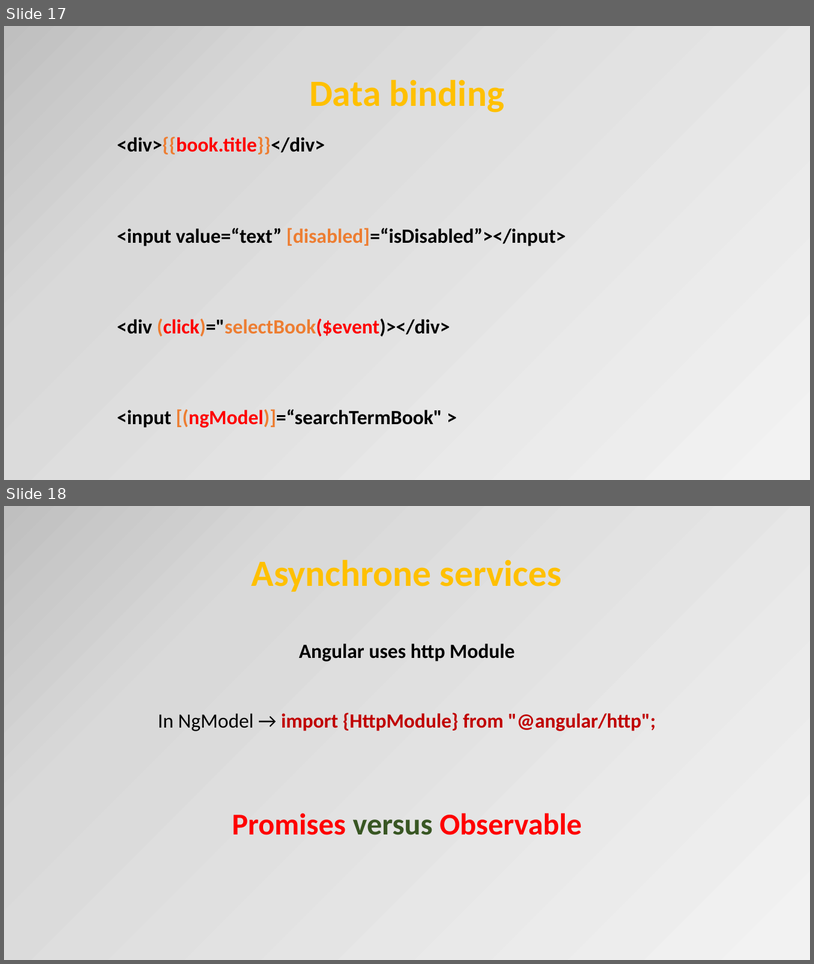
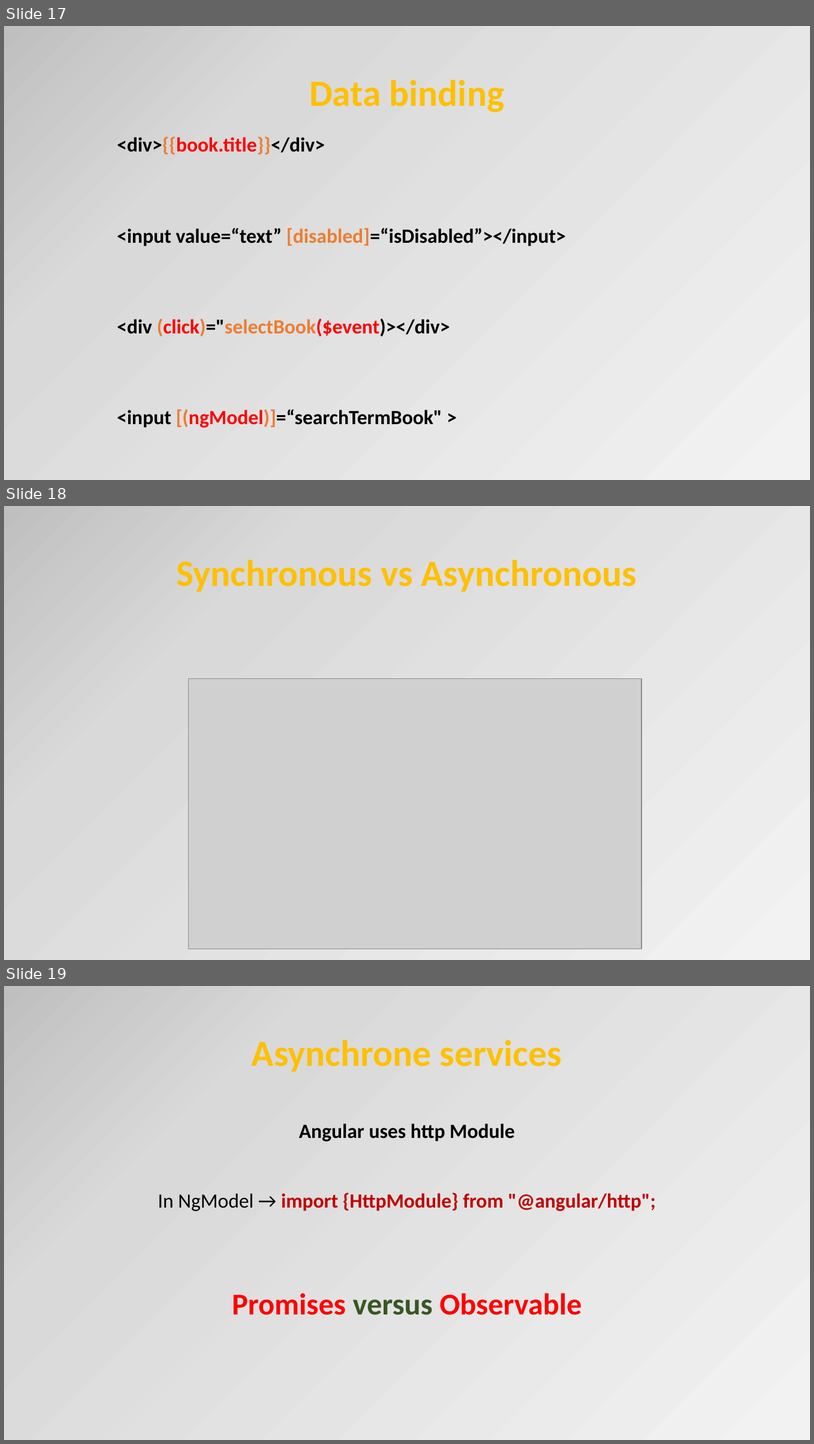
Before and after one commit to petereijgermans11/frontend-cursus, a slide deck: frontend-cursus/ 8 - Angular.pptx. Shown one above the other, each under a label of ours: slides 17 and 18 before the commit, slides 17, 18 and 19 after it. The pictures are 814x964 and 814x1444 pixels, drawn with LibreOffice and Linux fonts; fonts in the diff are those of the drawing; grey boxes stand for pictures. Boxes give left, top, right and bottom in pixels: in the first picture for what was removed or moved away, otherwise in the second. Text is boxed around its words. In the diff, an @@ line names an element or a change of style, - is before the commit and + after.

Commit message:
async picture

```diff
--- a/frontend-cursus/ 8 - Angular.pptx
+++ b/frontend-cursus/ 8 - Angular.pptx
@@ slide 18 added at <box>4,506,810,960</box>, background gradient #F2F2F2 to #D9D9D9 to #BFBFBF to #A6A6A6 @@
@@ title added at <box>176,559,638,592</box>, 44 pt, text #FFC000, bold @@
+Synchronous vs Asynchronous
@@ picture added at <box>189,678,642,948</box> @@
@@ what was slide 18 is now slide 19 @@
```
